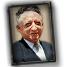
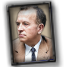
The second (65, 67) image is a revision of the first. Changes to its layers:
painted on "图层 2" over 7, 4, 54, 64
